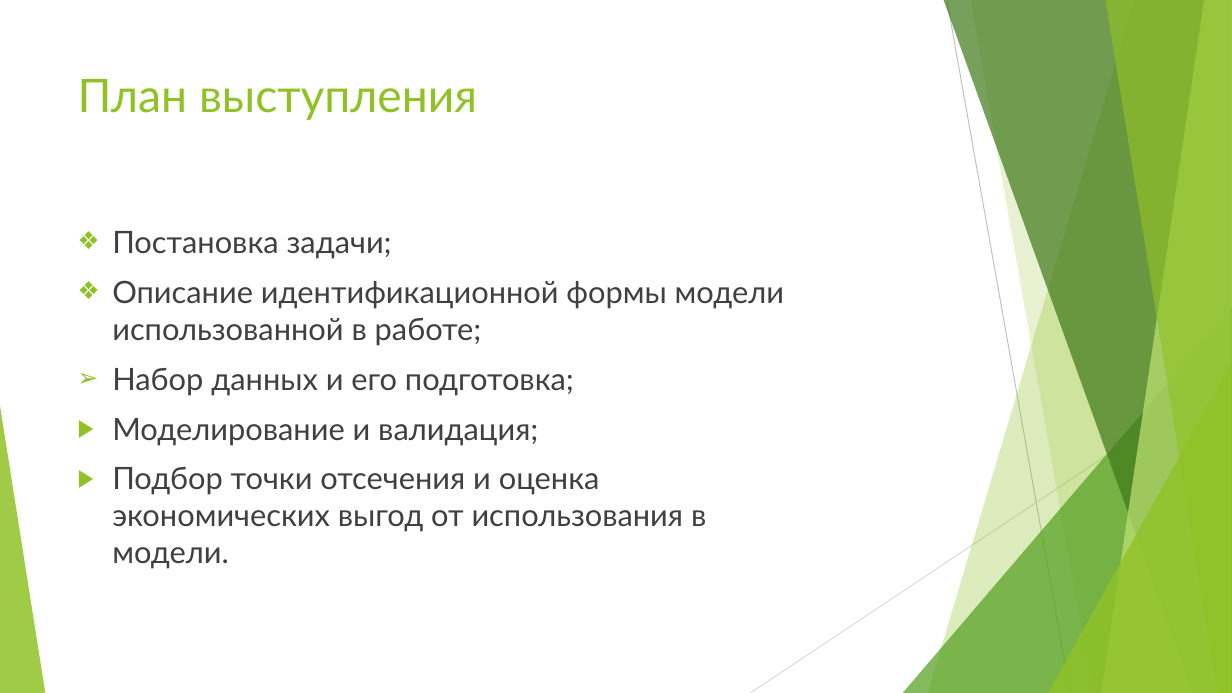
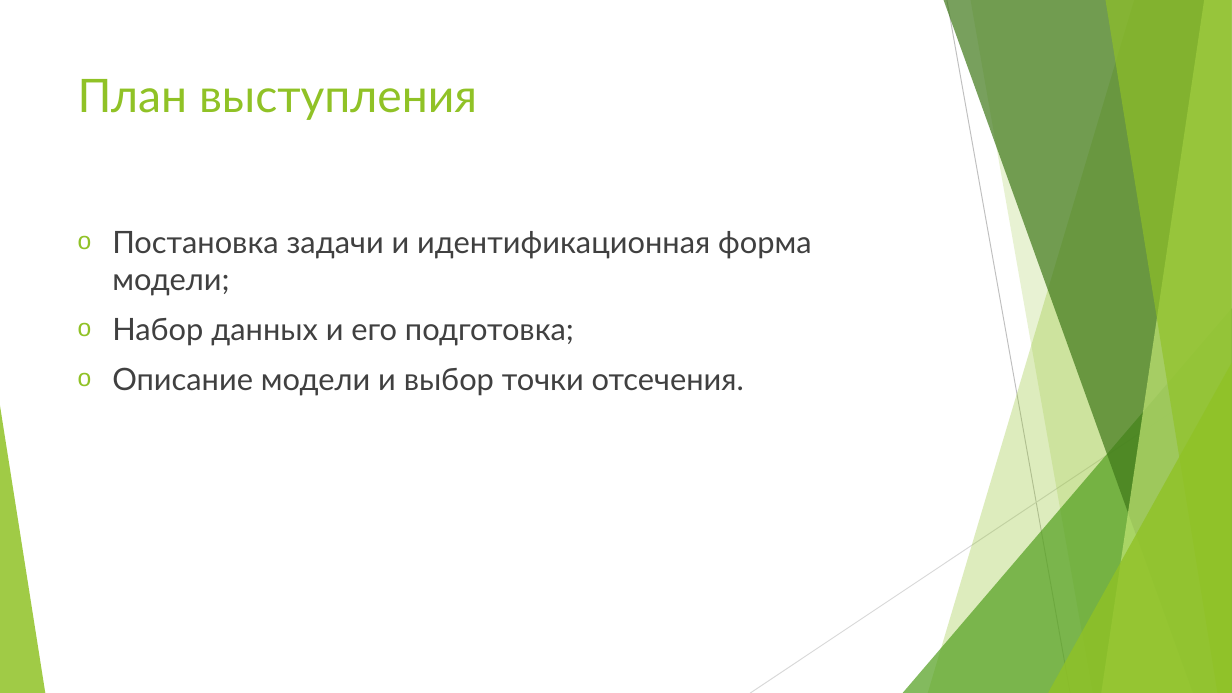
Before and after one commit to Dranikf/diplom_project, a slide deck: slide 2 of defence/презентация защита работы.pptx. Drawn at 1232x693 pixels with LibreOffice and Linux fonts; fonts in the diff are those of the drawing. Boxes give left, top, right and bottom in pixels: in the first picture for what was removed or moved away, otherwise in the second. Text is boxed around its words. In the diff, an @@ line names an element or a change of style, - is before the commit and + after.

Commit message:
нужно более детальное описание данных на построение

```diff
--- a/defence/презентация защита работы.pptx
+++ b/defence/презентация защита работы.pptx
@@ text at (112,231,811,296): text changed @@
-❖ Постановка задачи;
-❖ Описание идентификационной формы модели использованной в работе;
+o Постановка задачи и идентификационная форма модели;
@@ text at (112,318,574,346): bullet ➢ to o @@
@@ text at (112,367,744,396): text changed @@
-▶ Моделирование и валидация;
-▶ Подбор точки отсечения и оценка экономических выгод от использования в модели.
+o Описание модели и выбор точки отсечения.
```
Also in this commit, not shown: 3 slides added, 1 slide removed, 2 other files.
